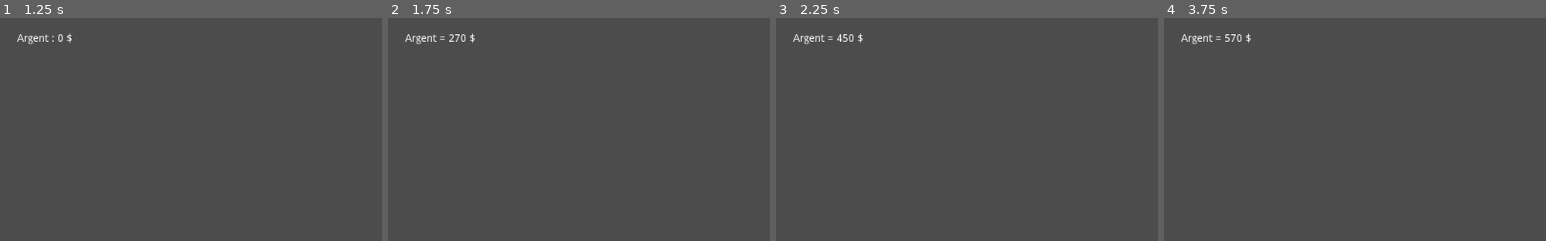
Above: before the commit, frames 1-4 (left to right).
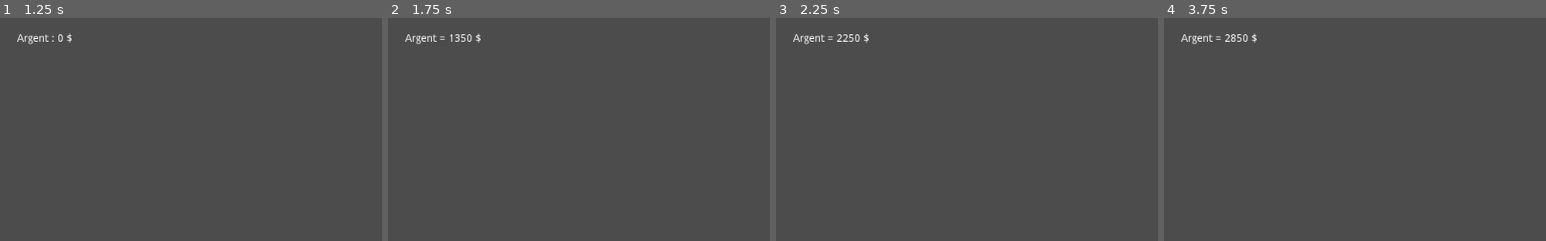
Above: after the commit, the same moments.

Repository: Nellousan/JAM-FEB-2022
Game: Godot game, scene res://scenes/main/main.tscn
The game is run twice, just before and just after one commit, with the same random seed, the same clock (stepped at 60 frames per second) and the same inputs.
Inputs:
- Up to frame 1 (1.25 s): tap Enter at 0.5 s
- Up to frame 2 (1.75 s): tap Space at 1.25 s; hold Left (ui_left) from 1.28 s (still down)
- Up to frame 3 (2.25 s): tap Enter at 2 s; release Left (ui_left) at 2.03 s
- Up to frame 4 (3.75 s): tap Space at 2.75 s; tap Enter at 3.5 s; hold Left (ui_left) from 3.53 s (still down)
The pictures show only the part of the screen within x 0-50%, y 0-50%; the shares and areas given below are measured in that part.

Frame 1 is identical in both runs. In frame 2, 0.2% of the frame differs, in the area x 16-25%, y 6-12%; in frame 3, 0.2%; in frame 4, 0.2%.

Commit message:
[+] func earn_money

Diff:
--- a/scenes/main/main.gd
+++ b/scenes/main/main.gd
@@ -6,8 +6,12 @@
 func _ready():
 	pass
 
+func earn_money(amount):
+	gold += amount
+	var text = "Argent = " + String(gold) + " $"
+	gold_label.set_text(text)
+
+
 func _physics_process(delta):
 	if Input.get_action_strength("ui_left"):
-		gold += 10
-		var text = "Argent = " + String(gold) + " $"
-		gold_label.set_text(text)
+		earn_money(50)
